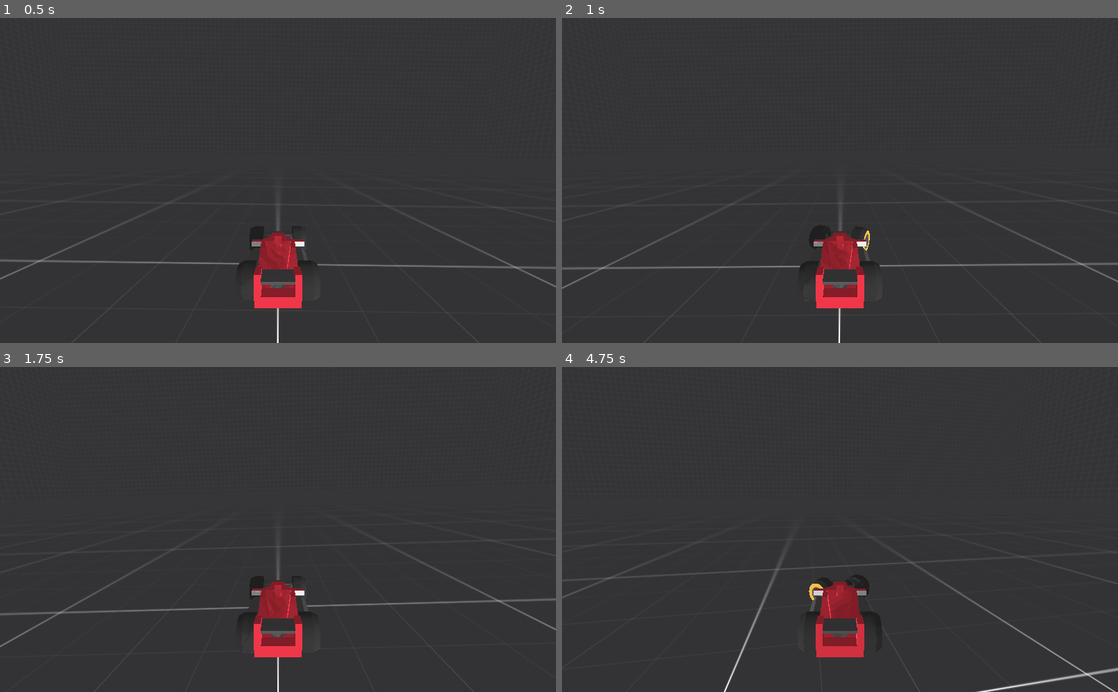
Above: before the commit, frames 1-4 (two rows, left to right).
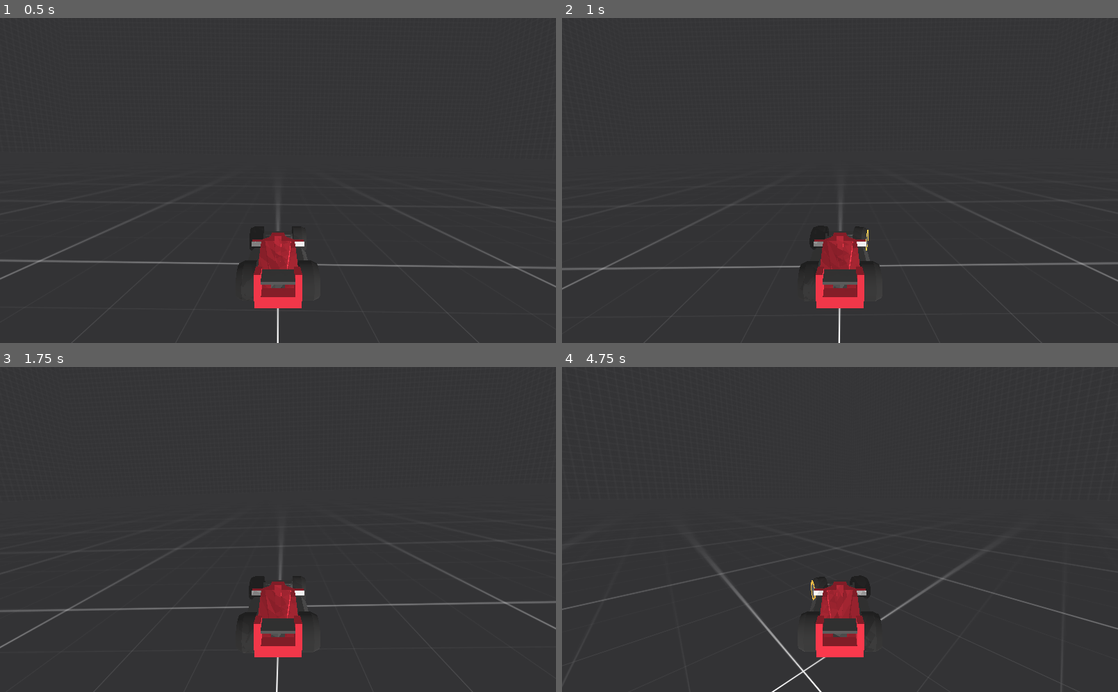
Above: after the commit, the same moments.

Repository: RichoM/LowPolyRacing
Game: Godot game, scene res://test.tscn
Two runs of this game, one before a commit and one after it. Both use one fixed random seed, a clock stepped at 60 frames per second and the inputs below.
Inputs:
- Up to frame 1 (0.5 s): no input
- Up to frame 2 (1 s): hold Right (ui_right) from 0.53 s (still down)
- Up to frame 3 (1.75 s): release Right (ui_right) at 1.28 s; hold Down (ui_down) from 1.28 s (still down)
- Up to frame 4 (4.75 s): release Down (ui_down) at 2.03 s; hold Right (ui_right) 2.03-2.78 s; hold Up (ui_up) 2.78-3.53 s; hold Left (ui_left) from 3.53 s (still down)

Frame 1 is identical in both runs. In frame 2, 0.2% of the frame differs, in the area x 0-100%, y 65-84%; in frame 3, 1.2%; in frame 4, 2.1%, in the area x 0-100%, y 55-100%.

Commit message:
Changed the car script so that the wheels turn back to its original position gradually

Diff:
--- a/car.gd
+++ b/car.gd
@@ -1,6 +1,8 @@
 extends VehicleBody
 
 const MAX_SPEED = 500
+const MAX_STEERING = 0.35
+
 
 func _process(delta):
 	if Input.is_action_pressed("ui_up"):
@@ -10,11 +12,10 @@
 	else:
 		engine_force = 0
 
+	var target_steering = 0
 	if Input.is_action_pressed("ui_left"):
-		steering += 1 * delta
+		target_steering = MAX_STEERING
 	elif Input.is_action_pressed("ui_right"):
-		steering -= 1 * delta
-	else:
-		steering = 0
+		target_steering = -MAX_STEERING
 
-	steering = clamp(steering, -1, 1)
+	steering = lerp(steering, target_steering, 3 * delta)
